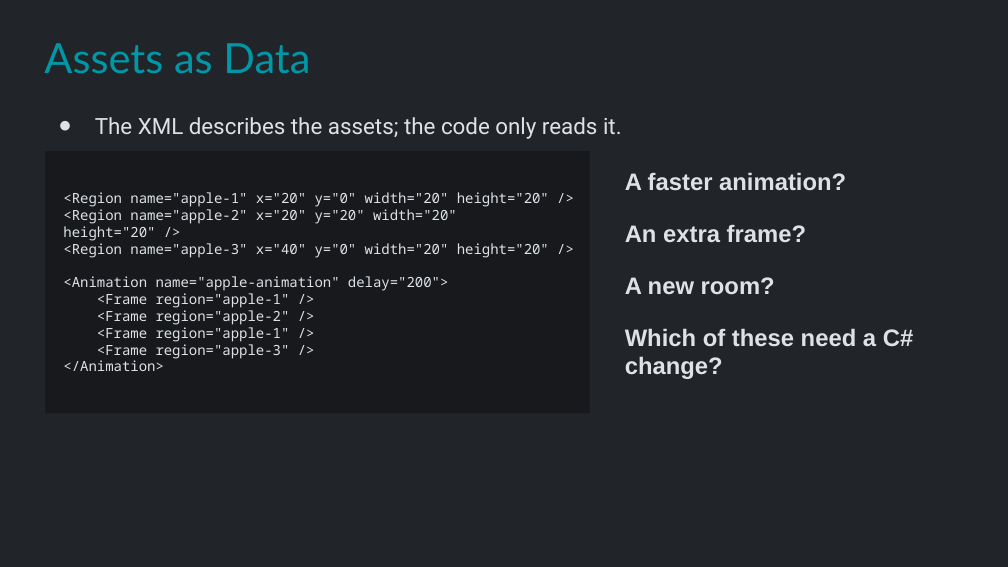
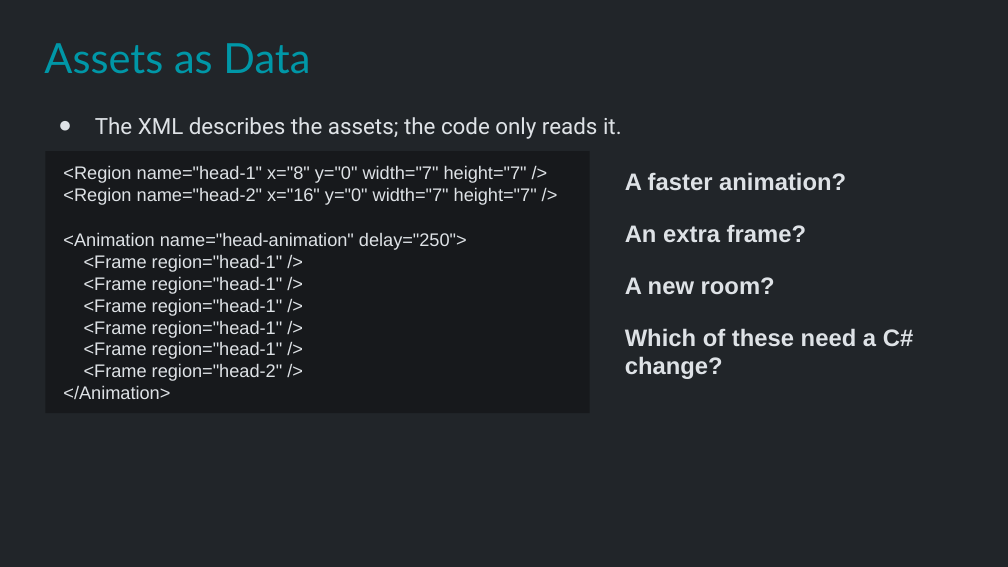
Before and after one commit to Metamate/gar, a slide deck: slide 7 of slides/03 Snake.pptx. Drawn at 1008x567 pixels with LibreOffice and Linux fonts; fonts in the diff are those of the drawing. Boxes give left, top, right and bottom in pixels: in the first picture for what was removed or moved away, otherwise in the second. Text is boxed around its words. In the diff, an @@ line names an element or a change of style, - is before the commit and + after.

```diff
--- a/slides/03 Snake.pptx
+++ b/slides/03 Snake.pptx
@@ text in rectangle at (63,165,537,381): text changed; size 10 to 13 pt; font Noto Sans Mono to Arial @@
-<Region name="apple-1" x="20" y="0" width="20" height="20" />
-<Region name="apple-2" x="20" y="20" width="20" height="20" />
-<Region name="apple-3" x="40" y="0" width="20" height="20" />
-<Animation name="apple-animation" delay="200">
-<Frame region="apple-1" />
-<Frame region="apple-2" />
-<Frame region="apple-1" />
-<Frame region="apple-3" />
+<Region name="head-1" x="8" y="0" width="7" height="7" />
+<Region name="head-2" x="16" y="0" width="7" height="7" />
+<Animation name="head-animation" delay="250">
+<Frame region="head-1" />
+<Frame region="head-1" />
+<Frame region="head-1" />
+<Frame region="head-1" />
+<Frame region="head-1" />
+<Frame region="head-2" />
@@ text in rectangle at (63,385,170,399): size 10 to 13 pt, font Noto Sans Mono to Arial in "</Animation>" @@
```
Also in this commit, not shown: 9 other slides changed, 3 other files.
